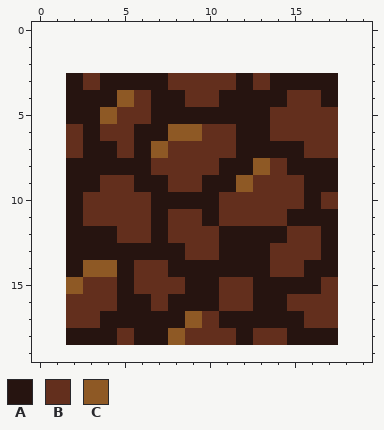
A pixel-art sprite gets an edit: res/img/theme/brick_mine_0.png. That is the earlier state.
The file is 16x16 pixels. The old version is drawn lined up with the new one, on the new canvas.
Palette (. is transparent): A #261410  B #632f1d  C #8e5925
Pixels before, first column x 2:
 3 ABAAAABBBBABAAAA
 4 AAACBAABBAAAABBA
 5 AACBBAAAAAAABBBB
 6 BABBAACCBBAABBBB
 7 BAABACBBBBAAAABB
 8 AAAAABBBBAACBAAA
 9 AABBAABBAACBBBAA
10 ABBBBAAAABBBBBAB
11 ABBBBABBABBBBAAA
12 AAABBABBBAAAABBA
13 AAAAAAABBAAABBBA
14 ACCABBAAAAAABBAA
15 CBBABBBAABBAAAAB
16 BBBAABAAABBAABBB
17 BBAAAAACBAAAAABB
18 AAABAACBBBABBAAA
New version:
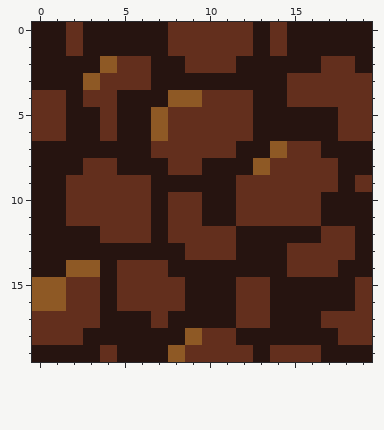
Change:
{"change": "canvas 16x16 -> 20x20, the old top-left corner now at 2,3"}
{"y":0,"x":0,"old":"....................","new":"AABAAAAABBBBBABAAAAA"}
{"y":1,"x":0,"old":"....................","new":"AABAAAAABBBBBABAAAAA"}
{"y":2,"x":0,"old":"....................","new":"AAAACBBAABBBAAAAABBA"}
{"y":3,"x":0,"old":"..","new":"AA"}
{"y":3,"x":3,"old":"BAAA","new":"CBBB"}
{"y":3,"x":8,"old":"BBBB","new":"AAAA"}
{"y":3,"x":13,"old":"B","new":"A"}
{"y":3,"x":15,"old":"AAA..","new":"BBBBB"}
{"y":4,"x":0,"old":"..","new":"BB"}
{"y":4,"x":3,"old":"AACB","new":"BBAA"}
{"y":4,"x":8,"old":"AB","new":"CC"}
{"y":4,"x":11,"old":"AA","new":"BB"}
{"y":4,"x":17,"old":"A..","new":"BBB"}
{"y":5,"x":0,"old":"..","new":"BB"}
{"y":5,"x":4,"old":"CBBAAAAAA","new":"BAACBBBBB"}
{"y":5,"x":14,"old":"BBBB..","new":"AAAABB"}
{"y":6,"x":0,"old":"..B","new":"BBA"}
{"y":6,"x":5,"old":"B","new":"A"}
{"y":6,"x":7,"old":"ACC","new":"CBB"}
{"y":6,"x":12,"old":"A","new":"B"}
{"y":6,"x":14,"old":"BBBB..","new":"AAAABB"}
{"y":7,"x":0,"old":"..B","new":"AAA"}
{"y":7,"x":5,"old":"B","new":"A"}
{"y":7,"x":7,"old":"C","new":"B"}
{"y":7,"x":14,"old":"AA","new":"CB"}
{"y":7,"x":17,"old":"B..","new":"AAA"}
{"y":8,"x":0,"old":"..","new":"AA"}
{"y":8,"x":3,"old":"AA","new":"BB"}
{"y":8,"x":7,"old":"B","new":"A"}
{"y":8,"x":10,"old":"B","new":"A"}
{"y":8,"x":15,"old":"AAA..","new":"BBBAA"}
{"y":9,"x":0,"old":"..AA","new":"AABB"}
{"y":9,"x":6,"old":"A","new":"B"}
{"y":9,"x":8,"old":"BB","new":"AA"}
{"y":9,"x":12,"old":"C","new":"B"}
{"y":9,"x":16,"old":"AA..","new":"BBAB"}
{"y":10,"x":0,"old":"..A","new":"AAB"}
{"y":10,"x":8,"old":"AA","new":"BB"}
{"y":10,"x":11,"old":"B","new":"A"}
{"y":10,"x":16,"old":"AB..","new":"BAAA"}
{"y":11,"x":0,"old":"..A","new":"AAB"}
{"y":11,"x":11,"old":"B","new":"A"}
{"y":11,"x":15,"old":"AA","new":"BB"}
{"y":11,"x":18,"old":"..","new":"AA"}
{"y":12,"x":0,"old":"..","new":"AA"}
{"y":12,"x":4,"old":"A","new":"B"}
{"y":12,"x":11,"old":"A","new":"B"}
{"y":12,"x":15,"old":"BBA..","new":"AABBA"}
{"y":13,"x":0,"old":"..","new":"AA"}
{"y":13,"x":11,"old":"A","new":"B"}
{"y":13,"x":14,"old":"B","new":"A"}
{"y":13,"x":17,"old":"A..","new":"BBA"}
{"y":14,"x":0,"old":"..A","new":"AAC"}
{"y":14,"x":4,"old":"CA","new":"AB"}
{"y":14,"x":14,"old":"B","new":"A"}
{"y":14,"x":16,"old":"AA..","new":"BBAA"}
{"y":15,"x":0,"old":"..C","new":"CCB"}
{"y":15,"x":4,"old":"BA","new":"AB"}
{"y":15,"x":11,"old":"B","new":"A"}
{"y":15,"x":13,"old":"A","new":"B"}
{"y":15,"x":17,"old":"B..","new":"AAB"}
{"y":16,"x":0,"old":"..","new":"CC"}
{"y":16,"x":4,"old":"BAA","new":"ABB"}
{"y":16,"x":8,"old":"A","new":"B"}
{"y":16,"x":11,"old":"B","new":"A"}
{"y":16,"x":13,"old":"A","new":"B"}
{"y":16,"x":15,"old":"BBB..","new":"AAAAB"}
{"y":17,"x":0,"old":"..","new":"BB"}
{"y":17,"x":7,"old":"A","new":"B"}
{"y":17,"x":9,"old":"CB","new":"AA"}
{"y":17,"x":12,"old":"AA","new":"BB"}
{"y":17,"x":16,"old":"B","new":"A"}
{"y":17,"x":18,"old":"..","new":"BB"}
{"y":18,"x":0,"old":"..A","new":"BBB"}
{"y":18,"x":5,"old":"B","new":"A"}
{"y":18,"x":8,"old":"CB","new":"AC"}
{"y":18,"x":13,"old":"BB","new":"AA"}
{"y":18,"x":18,"old":"..","new":"BB"}
{"y":19,"x":0,"old":"....................","new":"AAAABAAACBBBBABBBAAA"}
{"label":"changed","picture_box":[32,22,372,362]}
